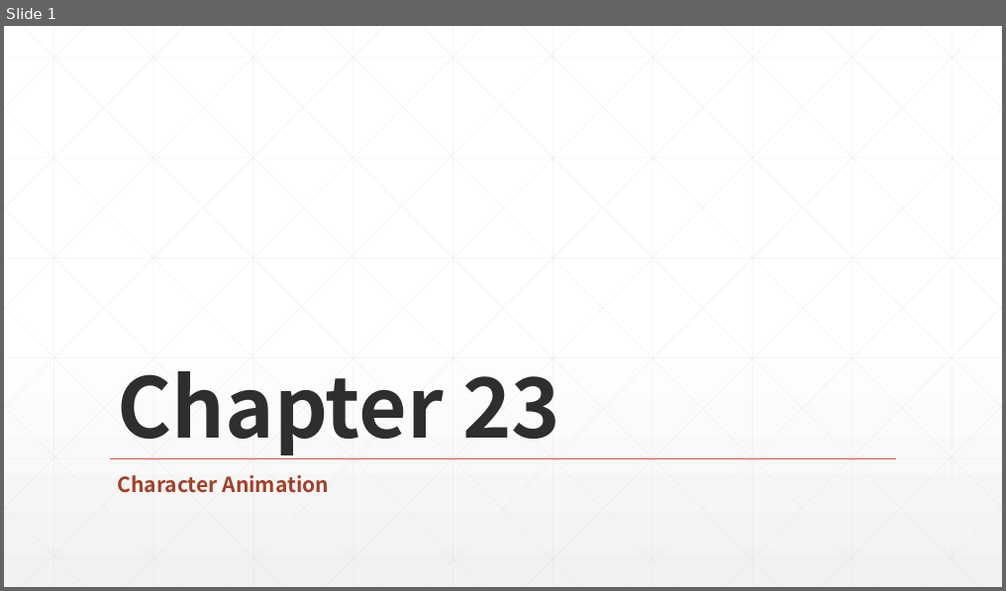
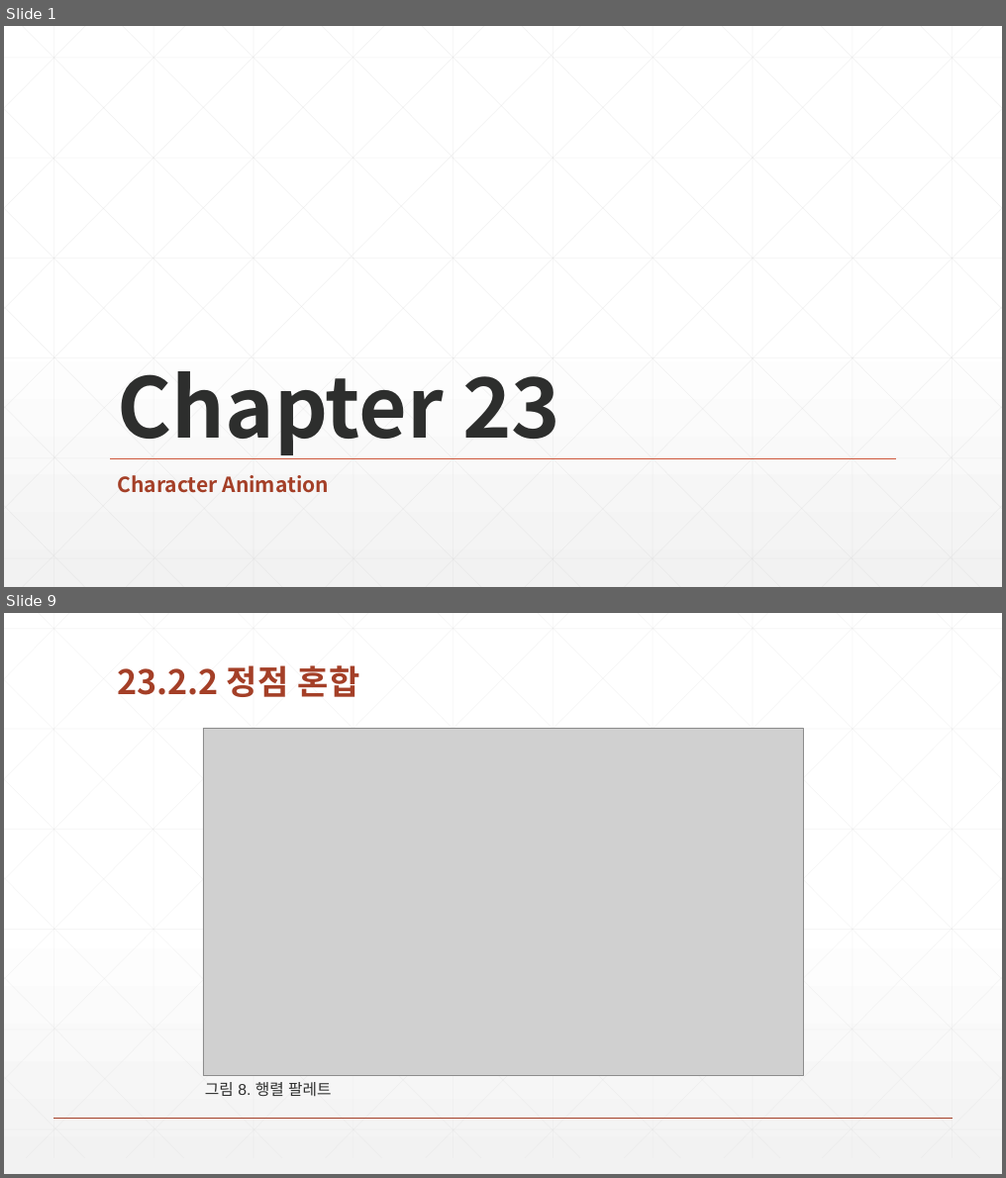
Before and after one commit to earthboom/CodingStudy, a slide deck: Common/Chapter 23 Character Animation.pptx. Shown one above the other, each under a label of ours: slide 1 before the commit, slides 1 and 9 after it; the slides between them are not shown. The pictures are 1006x591 and 1006x1178 pixels, drawn with LibreOffice and Linux fonts; fonts in the diff are those of the drawing; grey boxes stand for pictures. Boxes give left, top, right and bottom in pixels: in the first picture for what was removed or moved away, otherwise in the second. Text is boxed around its words. In the diff, an @@ line names an element or a change of style, - is before the commit and + after.

```diff
--- a/Common/Chapter 23 Character Animation.pptx
+++ b/Common/Chapter 23 Character Animation.pptx
@@ slide 9 added at bbox=[4, 613, 1002, 1174], background gradient #FFFFFF to #F2F2F2 @@
@@ title added at bbox=[118, 665, 360, 697], 32.4 pt, text #A43F27, bold @@
+23.2.2 정점 혼합
@@ picture added at bbox=[203, 728, 804, 1075] @@
@@ text added at bbox=[205, 1082, 331, 1097], 15 pt, text #2D2E2D @@
+그림 8. 행렬 팔레트
@@ group added at bbox=[4, 613, 1002, 1158]: 46 lines @@
@@ line added from (54, 1118) to (952, 1118), #A43F27 1 pt @@
```
Also in this commit, not shown: 9 other slides added, 7 slides removed.
